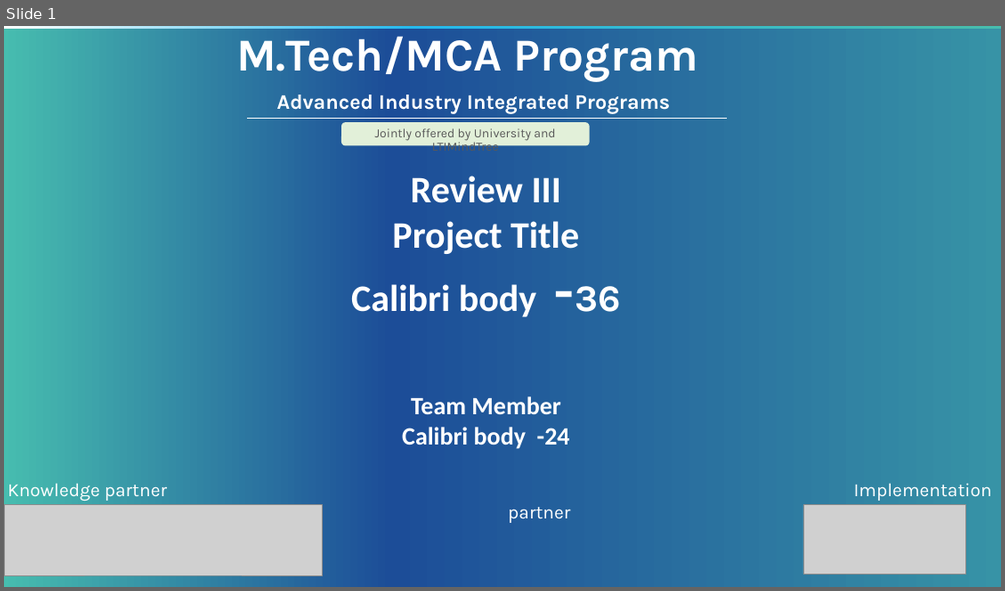
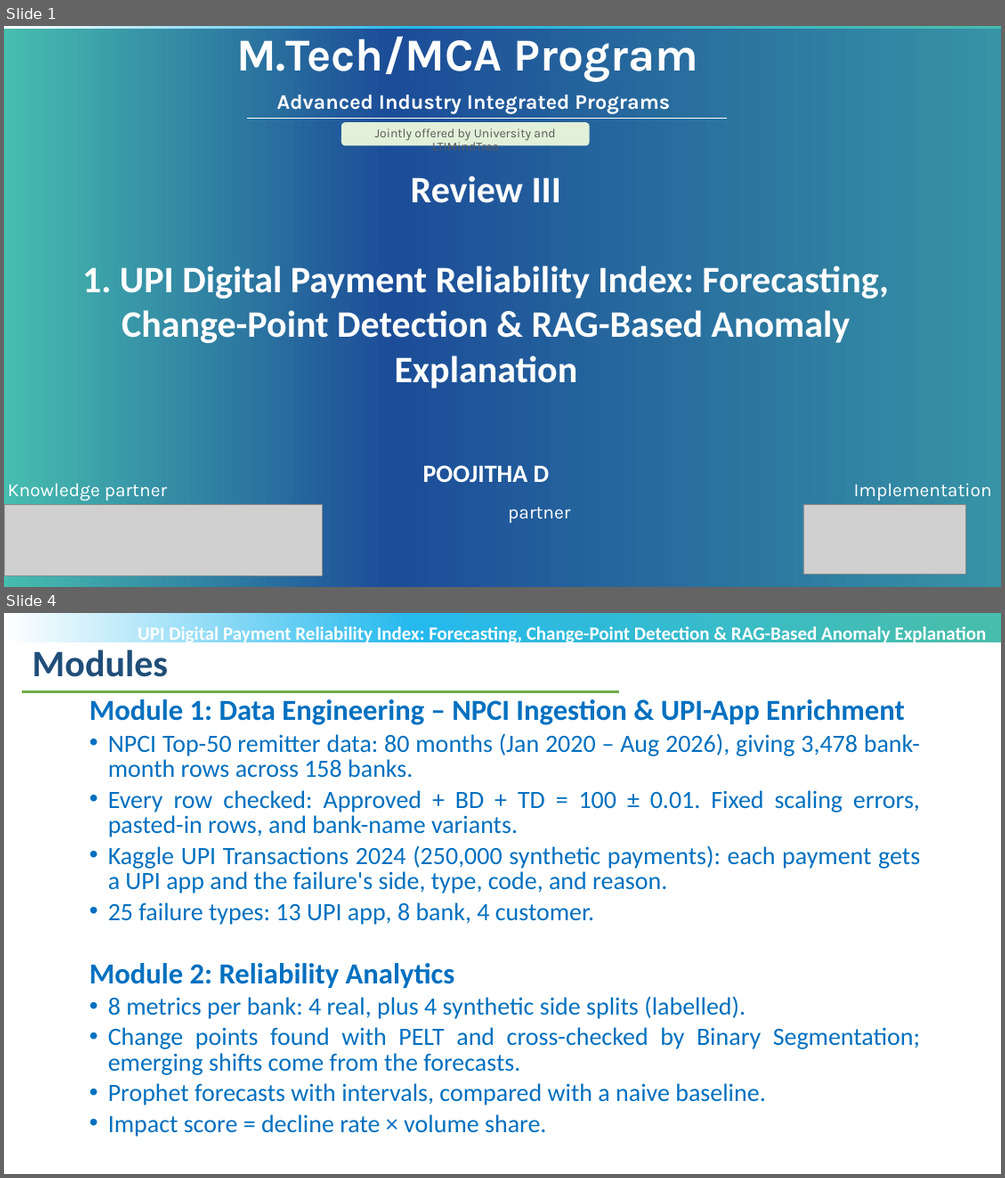
Before and after one commit to POOJITHA-02/lti-proj, a slide deck: MTech-Project_Review3_PPT_Template_V1.pptx. Shown one above the other, each under a label of ours: slide 1 before the commit, slides 1 and 4 after it; the slides between them are not shown. The pictures are 1005x591 and 1005x1178 pixels, drawn with LibreOffice and Linux fonts; fonts in the diff are those of the drawing; grey boxes stand for pictures; background and template pictures are left out. Boxes give left, top, right and bottom in pixels: in the first picture for what was removed or moved away, otherwise in the second. Text is boxed around its words. In the diff, an @@ line names an element or a change of style, - is before the commit and + after.

```diff
--- a/MTech-Project_Review3_PPT_Template_V1.pptx
+++ b/MTech-Project_Review3_PPT_Template_V1.pptx
@@ slide 4 added at (4, 613, 1001, 1174), background #FFFFFF; not listed: 1 template element that a slide beside it also shows @@
@@ text added at (138, 624, 987, 645), 18 pt, text #FFFFFF, bold @@
+UPI Digital Payment Reliability Index: Forecasting, Change-Point Detection & RAG-Based Anomaly Explanation
@@ text added at (32, 649, 168, 677), 36 pt, text #1F4E79, bold @@
+Modules
@@ line added from (22, 691) to (619, 691), #70AD47 2.25 pt @@
@@ text added at (89, 699, 920, 1136), 24 pt, text #0070C0 @@
+Module 1: Data Engineering – NPCI Ingestion & UPI-App Enrichment
+• NPCI Top-50 remitter data: 80 months (Jan 2020 – Aug 2026), giving 3,478 bank-month rows across 158 banks.
+• Every row checked: Approved + BD + TD = 100 ± 0.01. Fixed scaling errors, pasted-in rows, and bank-name variants.
+• Kaggle UPI Transactions 2024 (250,000 synthetic payments): each payment gets a UPI app and the failure's side, type, code, and reason.
+• 25 failure types: 13 UPI app, 8 bank, 4 customer.
+Module 2: Reliability Analytics
+• 8 metrics per bank: 4 real, plus 4 synthetic side splits (labelled).
+• Change points found with PELT and cross-checked by Binary Segmentation; emerging shifts come from the forecasts.
+• Prophet forecasts with intervals, compared with a naive baseline.
+• Impact score = decline rate × volume share.
@@ slide 1 changed as well @@
@@ text at (82, 265, 889, 482): text changed @@
-Project Title
-Calibri body -36
-Team Member
-Calibri body -24
+1. UPI Digital Payment Reliability Index: Forecasting, Change-Point Detection & RAG-Based Anomaly Explanation
+POOJITHA D
```
Also in this commit, not shown: 1 other slide changed, 17 other slides added, 9 slides removed.
